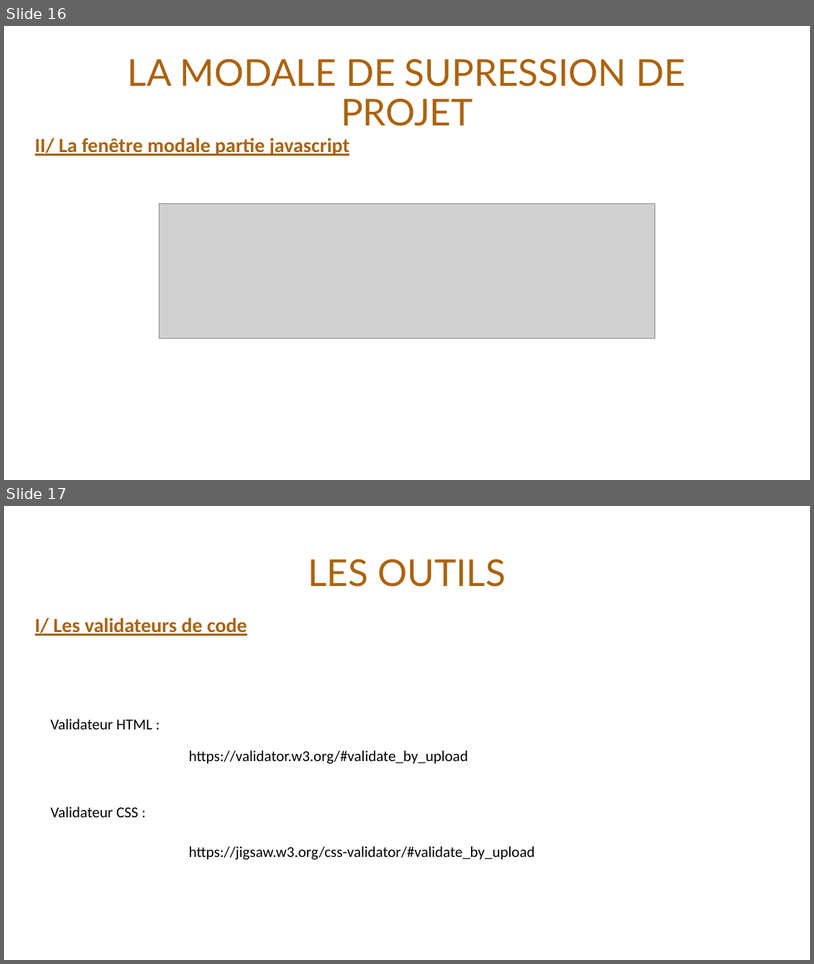
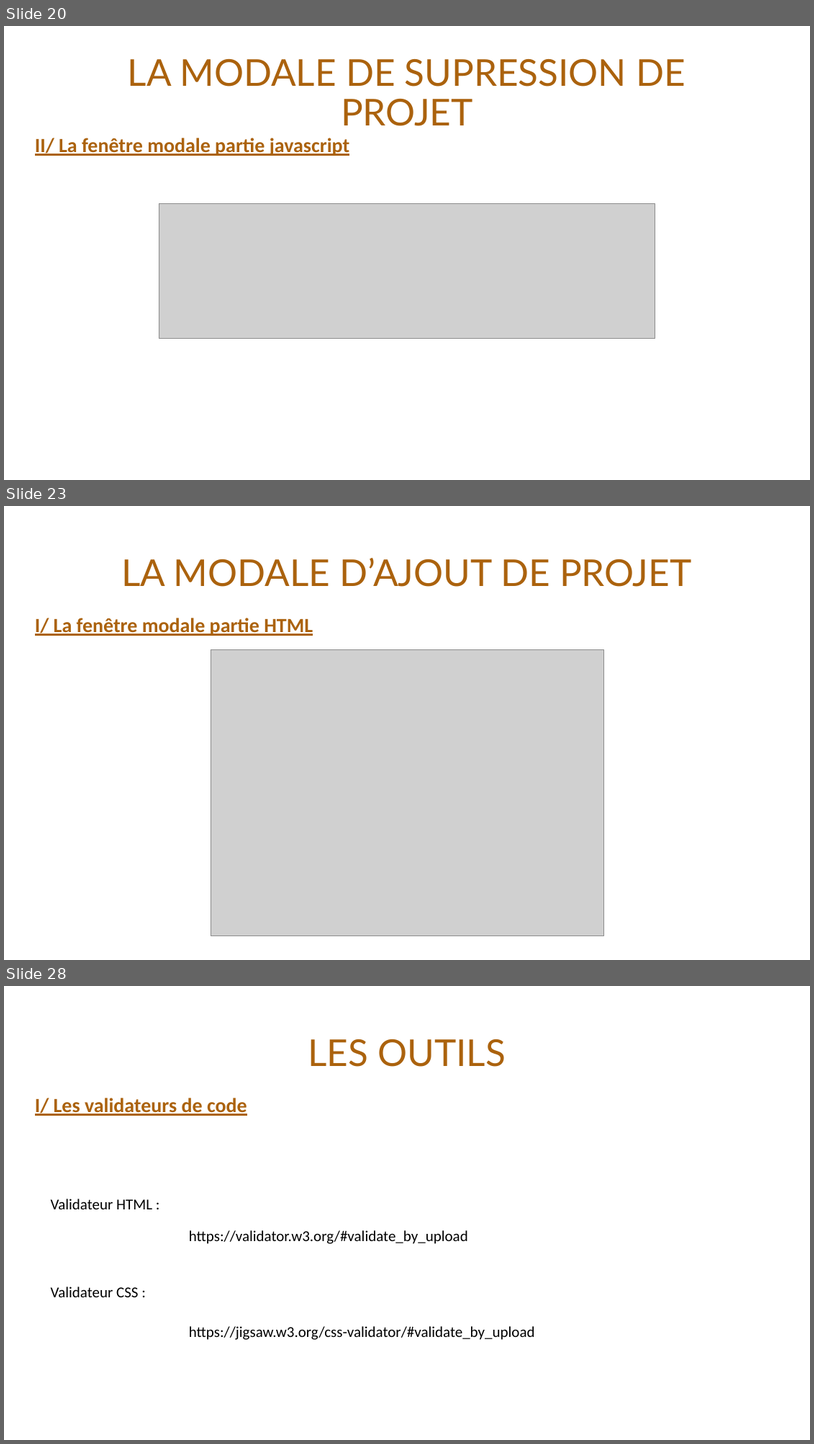
Before and after one commit to VinceDS99/Projet-3-Bluel, a slide deck: Bluel.pptx. Shown one above the other, each under a label of ours: slides 16 and 17 before the commit, slides 20, 23 and 28 after it; the slides between them are not shown. The pictures are 814x964 and 814x1444 pixels, drawn with LibreOffice and Linux fonts; fonts in the diff are those of the drawing; grey boxes stand for pictures. Boxes give left, top, right and bottom in pixels: in the first picture for what was removed or moved away, otherwise in the second. Text is boxed around its words. In the diff, an @@ line names an element or a change of style, - is before the commit and + after.

Commit message:
Finalisation projet Bluel

```diff
--- a/Bluel.pptx
+++ b/Bluel.pptx
@@ slide 23 added at [4, 506, 810, 960], background #FFFFFF @@
@@ title added at [121, 558, 692, 587], 44 pt, text #AB620D @@
+LA MODALE D’AJOUT DE PROJET
@@ text added at [35, 618, 313, 636], 24 pt, text #AB620D, bold, underline @@
+I/ La fenêtre modale partie HTML
@@ picture added at [211, 649, 604, 936] @@
@@ what was slide 16 is now slide 20 @@
@@ what was slide 17 is now slide 28 @@
```
Also in this commit, not shown: 4 slides changed, 10 other slides added, 25 other files.
